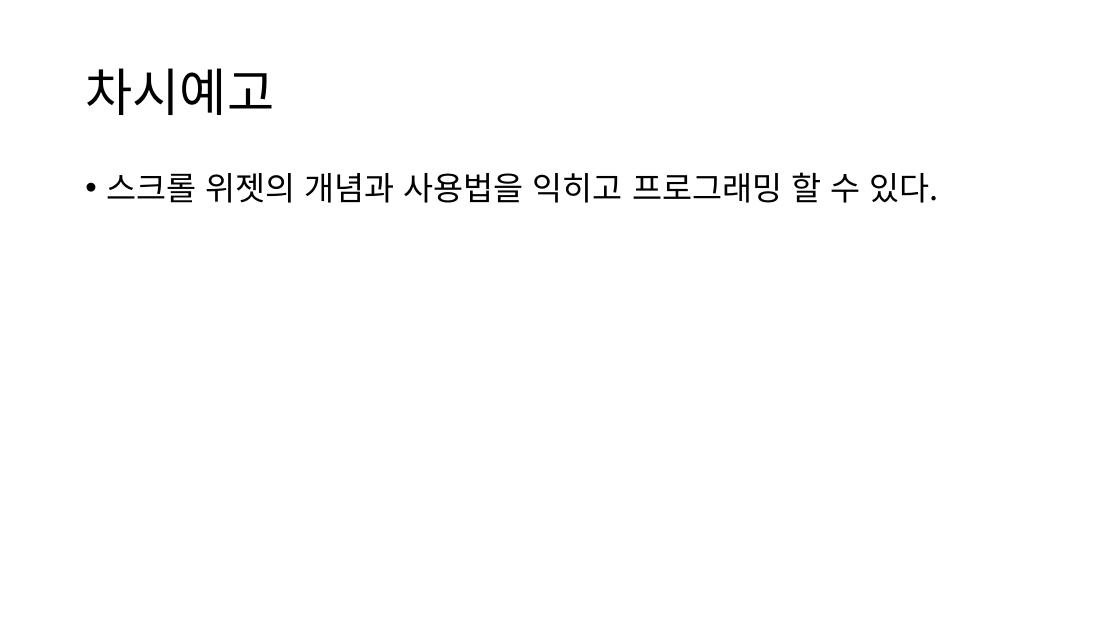
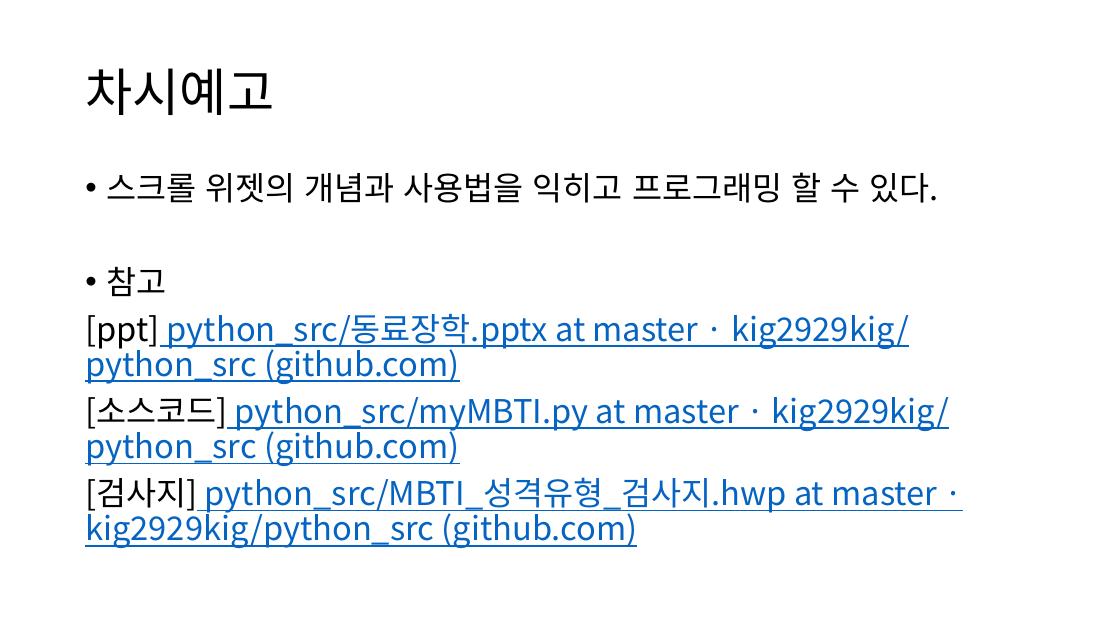
Before and after one commit to kig2929kig/python_src, a slide deck: slide 20 of 동료장학.pptx. Drawn at 1120x630 pixels with LibreOffice and Linux fonts; fonts in the diff are those of the drawing. Boxes give left, top, right and bottom in pixels: in the first picture for what was removed or moved away, otherwise in the second. Text is boxed around its words. In the diff, an @@ line names an element or a change of style, - is before the commit and + after.

```diff
--- a/동료장학.pptx
+++ b/동료장학.pptx
@@ text at [85,267,950,548]: paragraphs added @@
+• 참고
+[ppt] python_src/동료장학.pptx at master · kig2929kig/python_src (github.com)
+[소스코드] python_src/myMBTI.py at master · kig2929kig/python_src (github.com)
+[검사지] python_src/MBTI_성격유형_검사지.hwp at master · kig2929kig/python_src (github.com)
```
